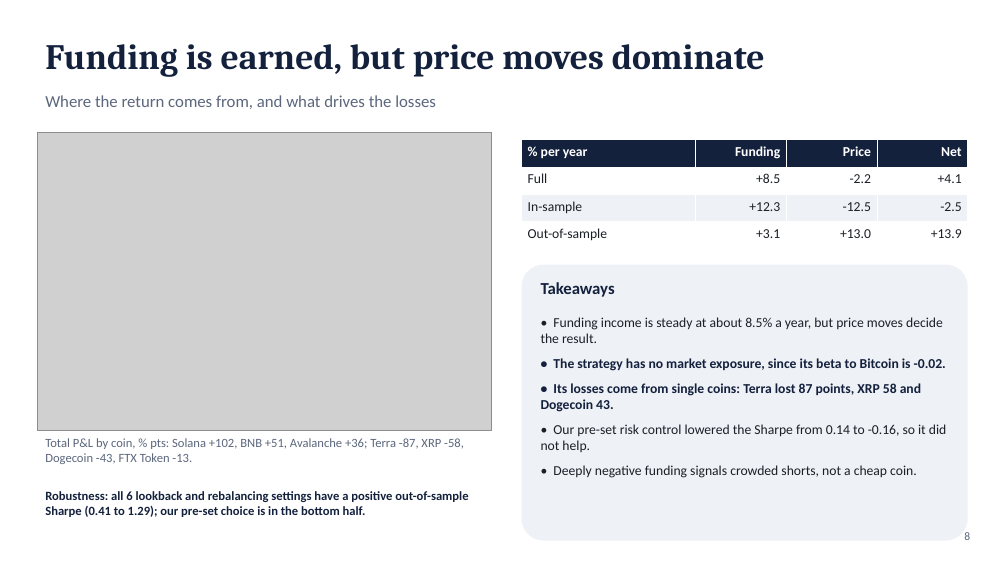
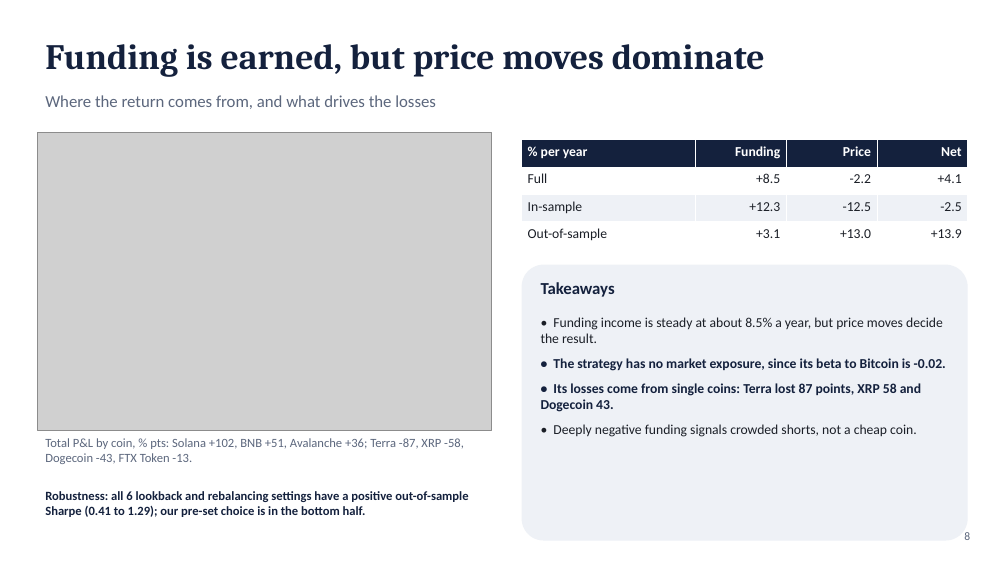
Before and after one commit to rezazamani2329/currency-crypto-carry, a slide deck: slide 9 of slides/presentation_10min.pptx. Drawn at 1008x567 pixels with LibreOffice and Linux fonts; fonts in the diff are those of the drawing; grey boxes stand for pictures. Boxes give left, top, right and bottom in pixels: in the first picture for what was removed or moved away, otherwise in the second. Text is boxed around its words. In the diff, an @@ line names an element or a change of style, - is before the commit and + after.

Commit message:
Rewrite README (question, answer, hypotheses, data, approach, model, figures, tables); drop risk control from README and 10-minute deck

```diff
--- a/slides/presentation_10min.pptx
+++ b/slides/presentation_10min.pptx
@@ text at [541, 424, 946, 452]: paragraph removed @@
-• Our pre-set risk control lowered the Sharpe from 0.14 to -0.16, so it did not help.
```
Also in this commit, not shown: 1 other slide changed, 8 other files.
